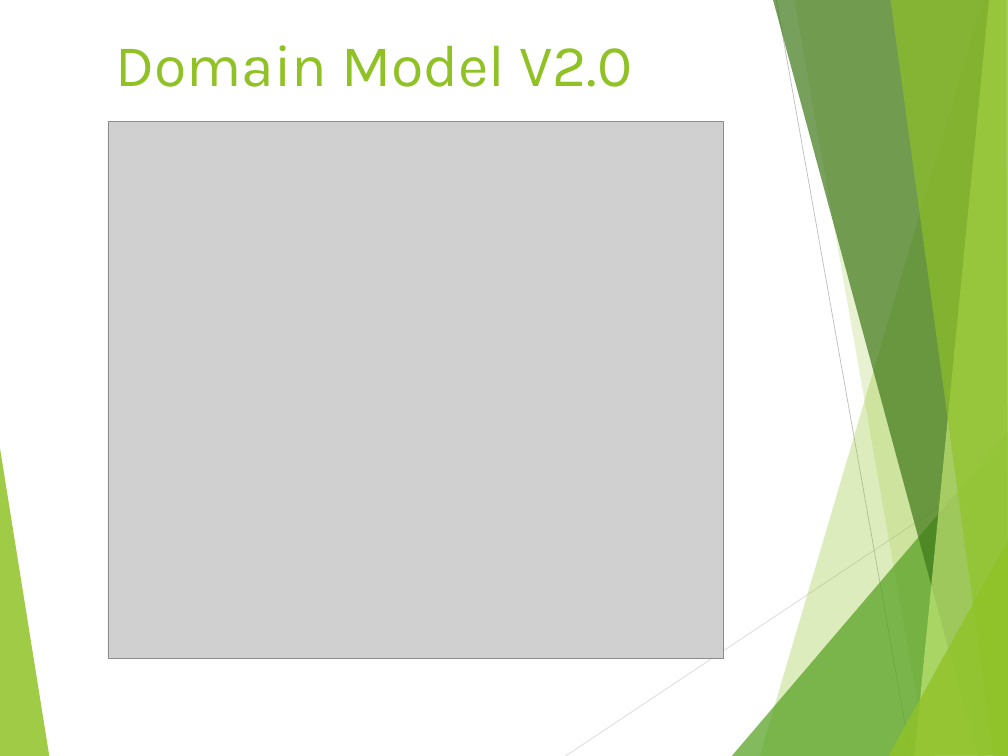
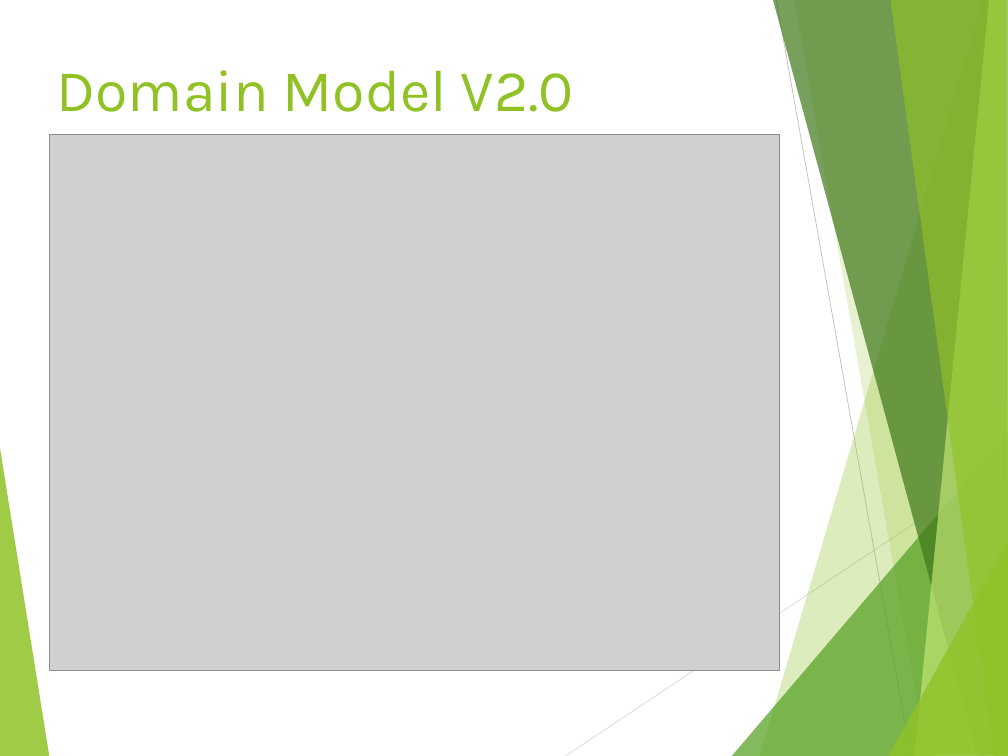
Before and after one commit to Haizhepi/BearRides, a slide deck: slide 4 of Documentation/Iteration2.pptx (slide 5 before the commit). Drawn at 1008x756 pixels with LibreOffice and Linux fonts; fonts in the diff are those of the drawing; grey boxes stand for pictures. Boxes give left, top, right and bottom in pixels: in the first picture for what was removed or moved away, otherwise in the second. Text is boxed around its words. In the diff, an @@ line names an element or a change of style, - is before the commit and + after.

```diff
--- a/Documentation/Iteration2.pptx
+++ b/Documentation/Iteration2.pptx
@@ title "Domain Model V2.0": place and size @@
-title "Domain Model V2.0" at (115,45,632,87)
+title "Domain Model V2.0" at (57,70,574,112)
@@ picture: place and size @@
-picture at (108,121,723,659)
+picture at (50,135,780,671)
```
Also in this commit, not shown: 7 other slides changed, 4 slides added, 1 slide removed.
